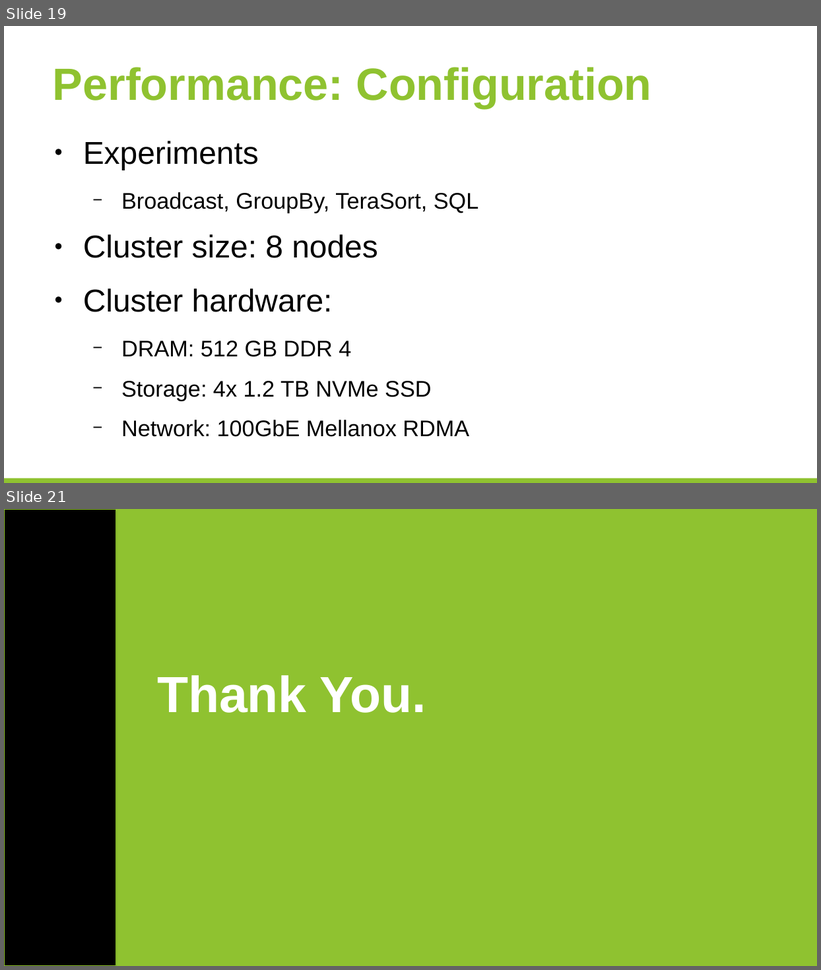
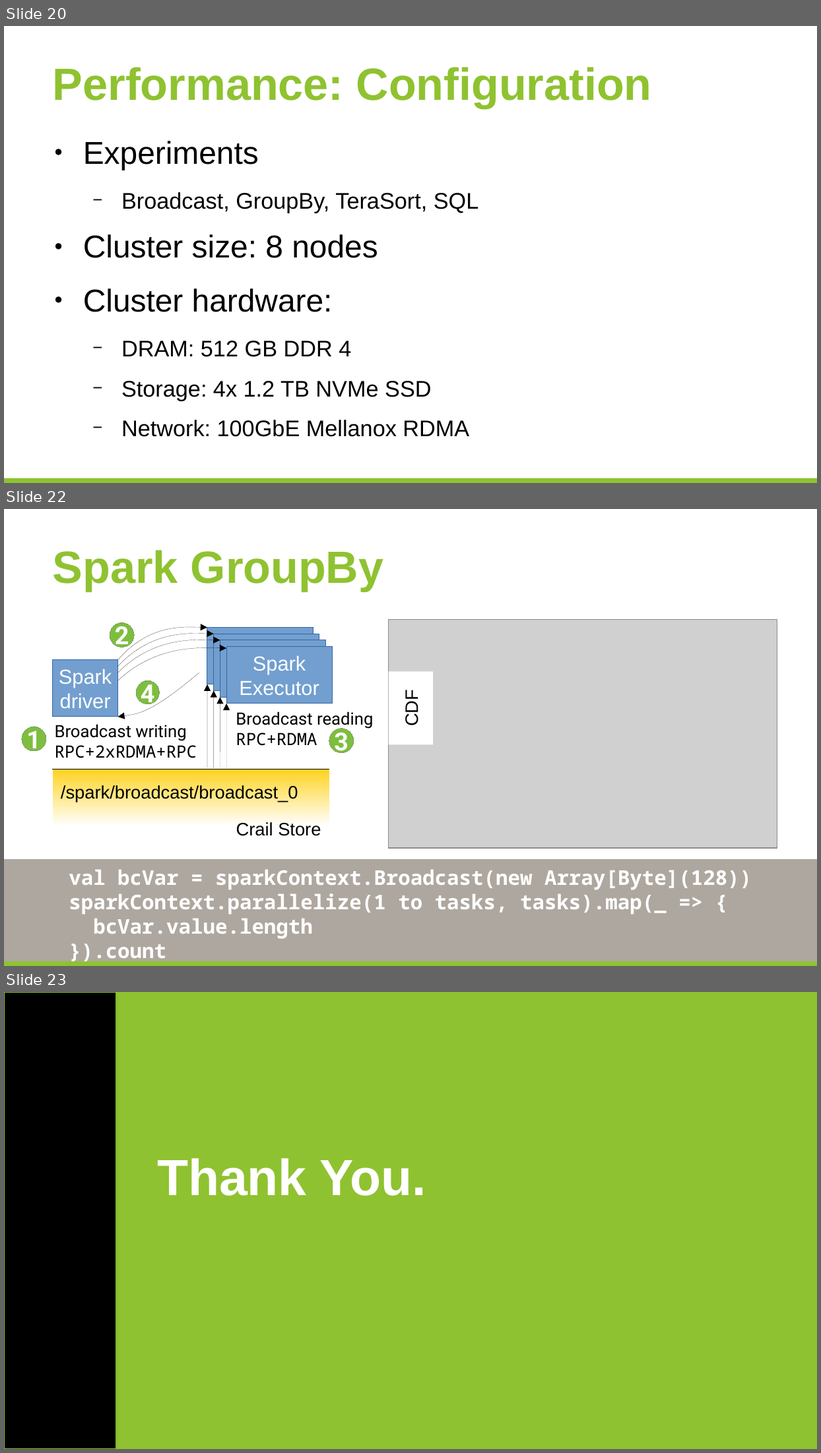
Before and after one commit to huangyibo/spark-summit-17, a slide deck: template.odp. Shown one above the other, each under a label of ours: slides 19 and 21 before the commit, slides 20, 22 and 23 after it; the slides between them are not shown. The pictures are 821x970 and 821x1453 pixels, drawn with LibreOffice and Linux fonts; fonts in the diff are those of the drawing; grey boxes stand for pictures; background and template pictures are left out. Boxes give left, top, right and bottom in pixels: in the first picture for what was removed or moved away, otherwise in the second. Text is boxed around its words. In the diff, an @@ line names an element or a change of style, - is before the commit and + after.

```diff
--- a/template.odp
+++ b/template.odp
@@ slide 22 added at (x1=4, y1=509, x2=817, y2=966), background #FFFFFF; not listed: 1 template element that a slide beside it also shows @@
@@ title added at (x1=53, y1=550, x2=384, y2=591), 40 pt, text #8FC230, bold @@
+Spark GroupBy
@@ ellipse added at (x1=110, y1=623, x2=134, y2=647), fill #7EBE3F, outline #7E9F5F 0 pt, 22 pt, text #FFFFFF, bold @@
+2
@@ picture added at (x1=389, y1=620, x2=778, y2=848) @@
@@ freeform shape added at (x1=118, y1=628, x2=207, y2=660), outline #000000 0 pt @@
@@ freeform shape added at (x1=118, y1=633, x2=214, y2=666), outline #000000 0 pt @@
@@ freeform shape added at (x1=118, y1=640, x2=220, y2=673), outline #000000 0 pt @@
@@ rectangle added at (x1=207, y1=628, x2=313, y2=685), fill #729FCF, outline #3465A4 0 pt @@
@@ rectangle added at (x1=214, y1=634, x2=319, y2=691), fill #729FCF, outline #3465A4 0 pt @@
@@ rectangle added at (x1=220, y1=640, x2=326, y2=697), fill #729FCF, outline #3465A4 0 pt @@
@@ rectangle added at (x1=227, y1=646, x2=333, y2=703), fill #729FCF, outline #3465A4 0 pt, 18 pt, text #FFFFFF @@
+Spark
+Executor
@@ rectangle added at (x1=53, y1=660, x2=118, y2=717), fill #729FCF, outline #3465A4 0 pt, 18 pt, text #FFFFFF @@
+Spark
+driver
@@ freeform shape added at (x1=118, y1=648, x2=227, y2=681), outline #000000 0 pt @@
@@ freeform shape added at (x1=118, y1=673, x2=199, y2=716), outline #000000 0 pt @@
@@ ellipse added at (x1=136, y1=681, x2=159, y2=704), fill #7EBE3F, outline #7E9F5F 0 pt, 22 pt, text #FFFFFF, bold @@
+4
@@ arrow added from (207, 768) to (207, 685), #000000 0 pt @@
@@ rectangle added at (x1=388, y1=672, x2=433, y2=745), fill #FFFFFF, 16 pt, text #000000 @@
+CDF
@@ arrow added from (214, 768) to (214, 691), #000000 0 pt @@
@@ arrow added from (220, 768) to (220, 697), #000000 0 pt @@
@@ arrow added from (227, 768) to (227, 703), #000000 0 pt @@
@@ text added at (x1=55, y1=724, x2=197, y2=758), 15 pt, text #000000 @@
+Broadcast writing
+RPC+2xRDMA+RPC
@@ text added at (x1=236, y1=712, x2=373, y2=746), 15 pt, text #000000 @@
+Broadcast reading
+RPC+RDMA
@@ ellipse added at (x1=22, y1=727, x2=46, y2=751), fill #7EBE3F, outline #7E9F5F 0 pt, 22 pt, text #FFFFFF, bold @@
+1
@@ ellipse added at (x1=329, y1=729, x2=354, y2=753), fill #7EBE3F, outline #7E9F5F 0 pt, 22 pt, text #FFFFFF, bold @@
+3
@@ line added from (53, 769) to (329, 769), #000000 0 pt @@
@@ rectangle added at (x1=53, y1=769, x2=329, y2=826), fill gradient #FFD320 to #FFFFFF @@
@@ text added at (x1=61, y1=786, x2=298, y2=803), 16 pt, text #000000 @@
+/spark/broadcast/broadcast_0
@@ text added at (x1=236, y1=823, x2=321, y2=836), 16 pt, text #000000 @@
+Crail Store
@@ rectangle added at (x1=4, y1=859, x2=817, y2=962), fill #AEA79F @@
@@ text added at (x1=69, y1=870, x2=752, y2=964), 18 pt, text #FFFFFF, bold @@
+val bcVar = sparkContext.Broadcast(new Array[Byte](128))
+sparkContext.parallelize(1 to tasks, tasks).map(_ => {
+bcVar.value.length
+}).count
@@ what was slide 19 is now slide 20 @@
@@ what was slide 21 is now slide 23 @@
```
Also in this commit, not shown: 1 slide changed, 1 other slide added.
